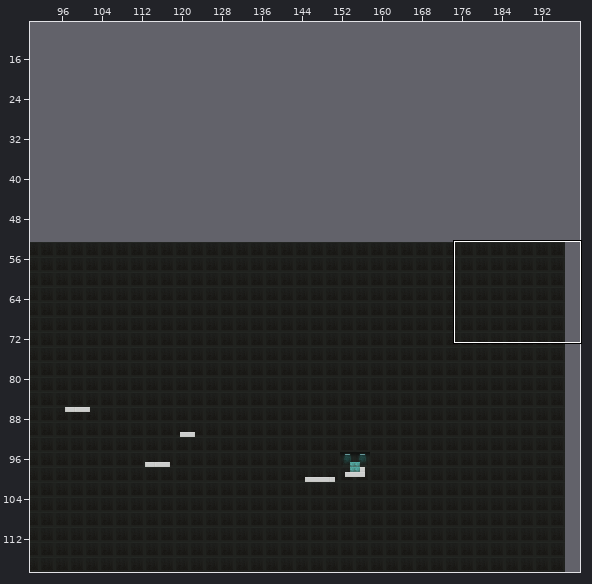
Tiled map: Assets/Resources/Levels/level3.tmx. Above, an overview of the earlier version with the close-up marked.
Close-up. The starting point:
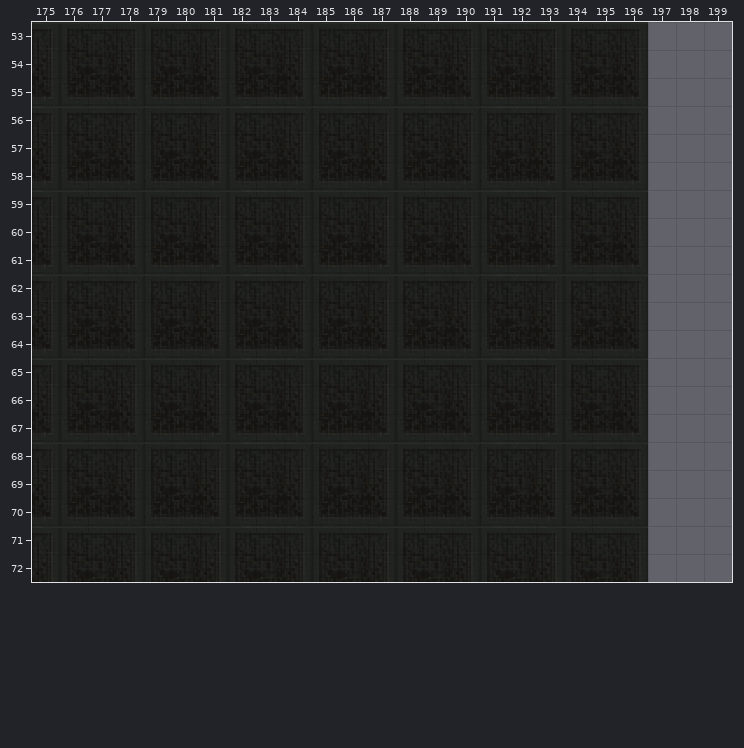
Cells are 32x32 px. Shown: x 175..199, y 53..72. The commit also changed other parts of the map, which this record leaves out.
And afterwards:
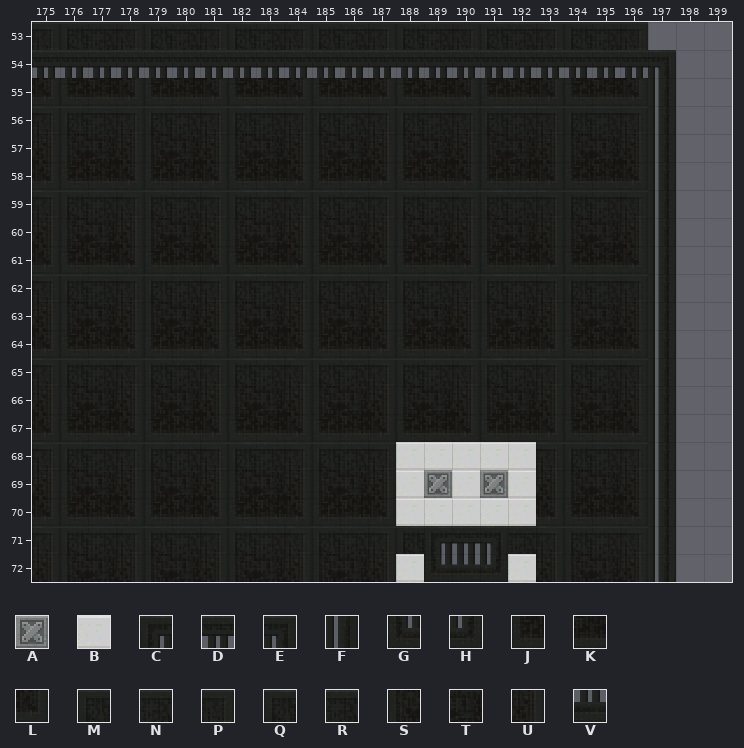
Key: from "scifi": A 178, B 210, C 504, D 505, E 507, F 542, G 609, H 612, J 633, K 634, L 635, M 665, N 666, P 667, Q 668, R 669, S 700, T 701, U 702, V 745.
_ is an empty cell, . an unchanged one.
The edit:
--- layer "Background"
@@ x 175..197 @@
-54 USTUSTUSTUSTUSTUSTUSTU_
-55 ......................_
-56 ......................_
-57 ......................_
-58 ......................_
-59 ......................_
-60 ......................_
-61 ......................_
-62 ......................_
-63 ......................_
-64 ......................_
-65 ......................_
-66 ......................_
-67 ......................_
-68 .............MNPQR...._
-69 .............STUST...._
-70 .............JKLJK...._
-71 ..............NPQ....._
-72 .............STUST...._
+54 DDDDDDDDDDDDDDDDDDDDDDE
+55 ......................F
+56 ......................F
+57 ......................F
+58 ......................F
+59 ......................F
+60 ......................F
+61 ......................F
+62 ......................F
+63 ......................F
+64 ......................F
+65 ......................F
+66 ......................F
+67 ......................F
+68 .............BBBBB....F
+69 .............BABAB....F
+70 .............BBBBB....F
+71 ..............CDE.....F
+72 .............BGVHB....F
Changed places in both close-ups, as pixel boxes (x1, y1, x2, y2):
changed: (32, 50, 676, 582)
